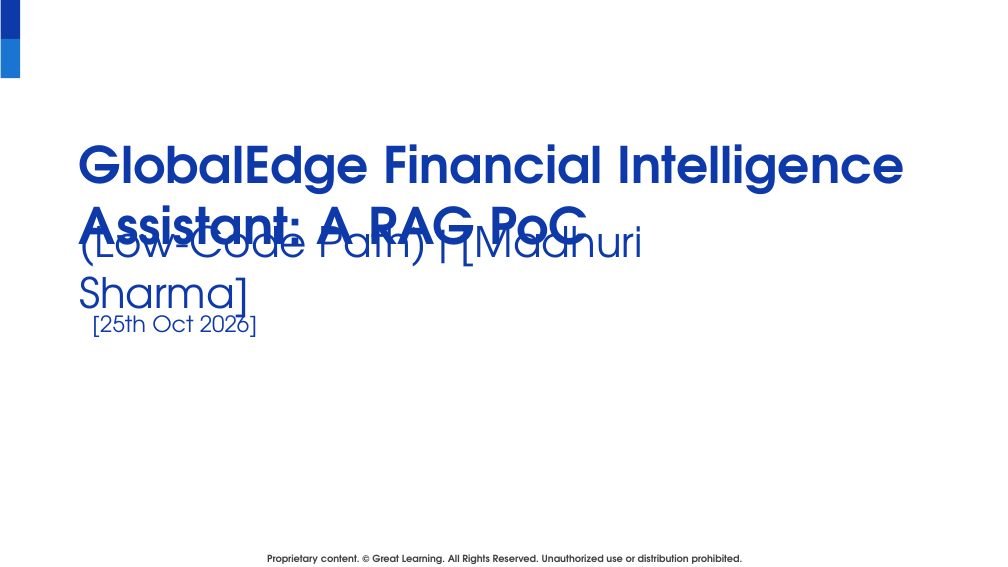
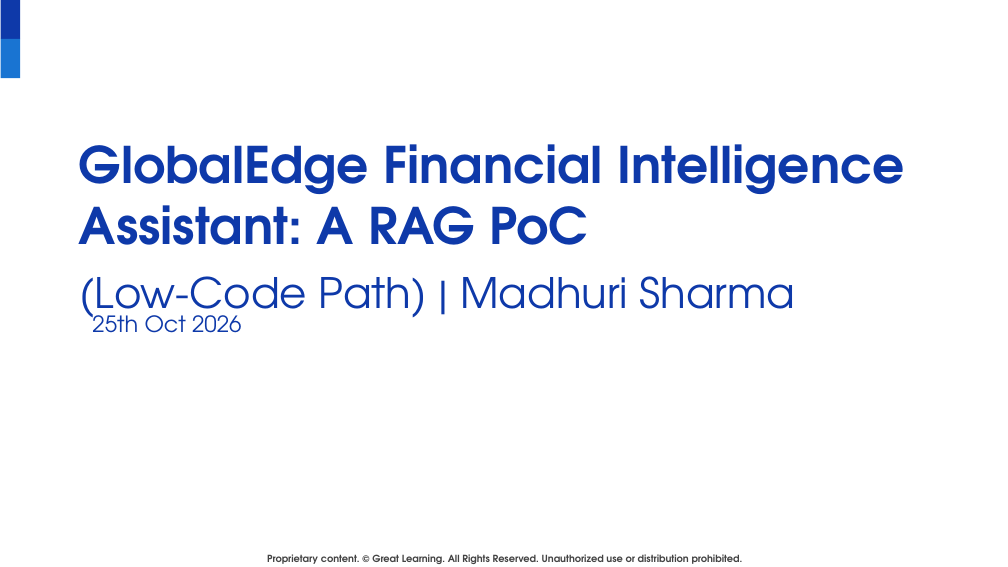
Before and after one commit to madhuri79/globaledge, a slide deck: slide 1 of GlobalEdge_RAG_Business_Presentation-Final.pptx. Drawn at 1008x567 pixels with LibreOffice and Linux fonts; fonts in the diff are those of the drawing; background and template pictures are left out. Boxes give left, top, right and bottom in pixels: in the first picture for what was removed or moved away, otherwise in the second. Text is boxed around its words. In the diff, an @@ line names an element or a change of style, - is before the commit and + after.

```diff
--- a/GlobalEdge_RAG_Business_Presentation-Final.pptx
+++ b/GlobalEdge_RAG_Business_Presentation-Final.pptx
@@ title at (79,276,796,327): text changed @@
-(Low-Code Path) | [Madhuri Sharma]
+(Low-Code Path) | Madhuri Sharma
@@ title at (92,308,242,333): text changed @@
-[25th Oct 2026]
+25th Oct 2026
```
Also in this commit, not shown: 8 other slides changed.
